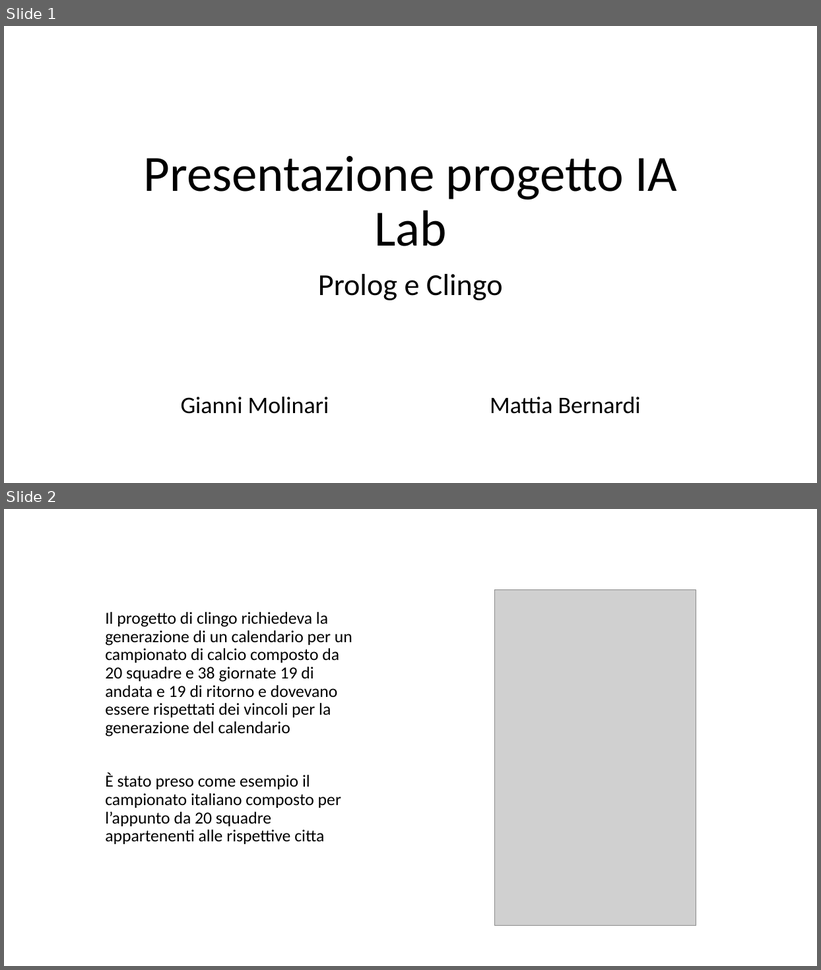
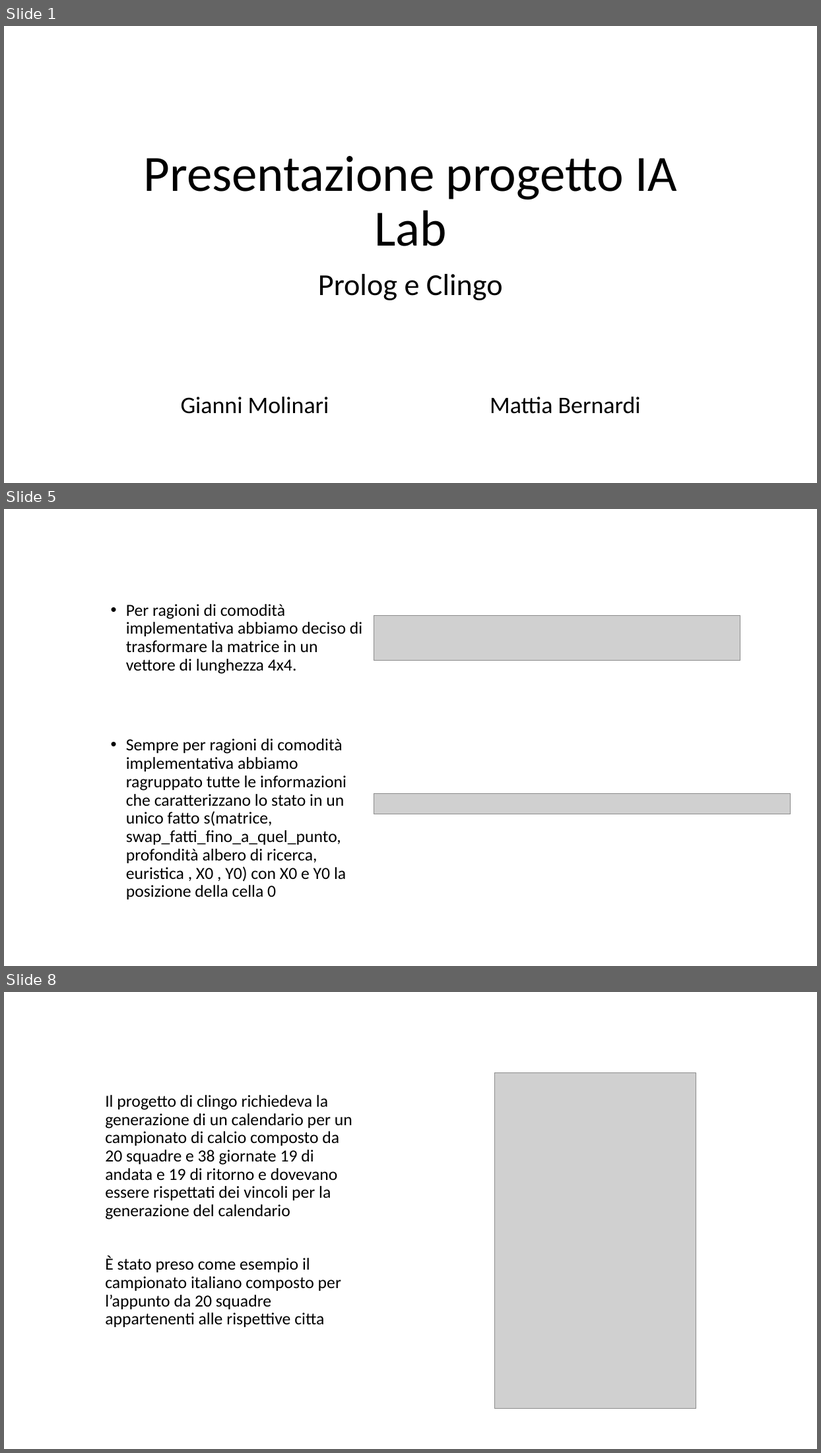
Before and after one commit to giargiapower/prolog-clingo-clips-soar, a slide deck: Presentazioni/Presentazione_Pozzato.pptx. Shown one above the other, each under a label of ours: slides 1 and 2 before the commit, slides 1, 5 and 8 after it; the slides between them are not shown. The pictures are 821x970 and 821x1453 pixels, drawn with LibreOffice and Linux fonts; fonts in the diff are those of the drawing; grey boxes stand for pictures. Boxes give left, top, right and bottom in pixels: in the first picture for what was removed or moved away, otherwise in the second. Text is boxed around its words. In the diff, an @@ line names an element or a change of style, - is before the commit and + after.

```diff
--- a/Presentazioni/Presentazione_Pozzato.pptx
+++ b/Presentazioni/Presentazione_Pozzato.pptx
@@ slide 5 added at (4,509,817,966), background #FFFFFF @@
@@ text added at (126,604,362,900), 20 pt, text #000000 @@
+• Per ragioni di comodità implementativa abbiamo deciso di trasformare la matrice in un vettore di lunghezza 4x4.
+• Sempre per ragioni di comodità implementativa abbiamo ragruppato tutte le informazioni che caratterizzano lo stato in un unico fatto s(matrice, swap_fatti_fino_a_quel_punto, profondità albero di ricerca, euristica , X0 , Y0) con X0 e Y0 la posizione della cella 0
@@ picture added at (374,616,741,661) @@
@@ picture added at (374,794,791,815) @@
@@ what was slide 2 is now slide 8 @@
```
Also in this commit, not shown: 5 other slides added.
